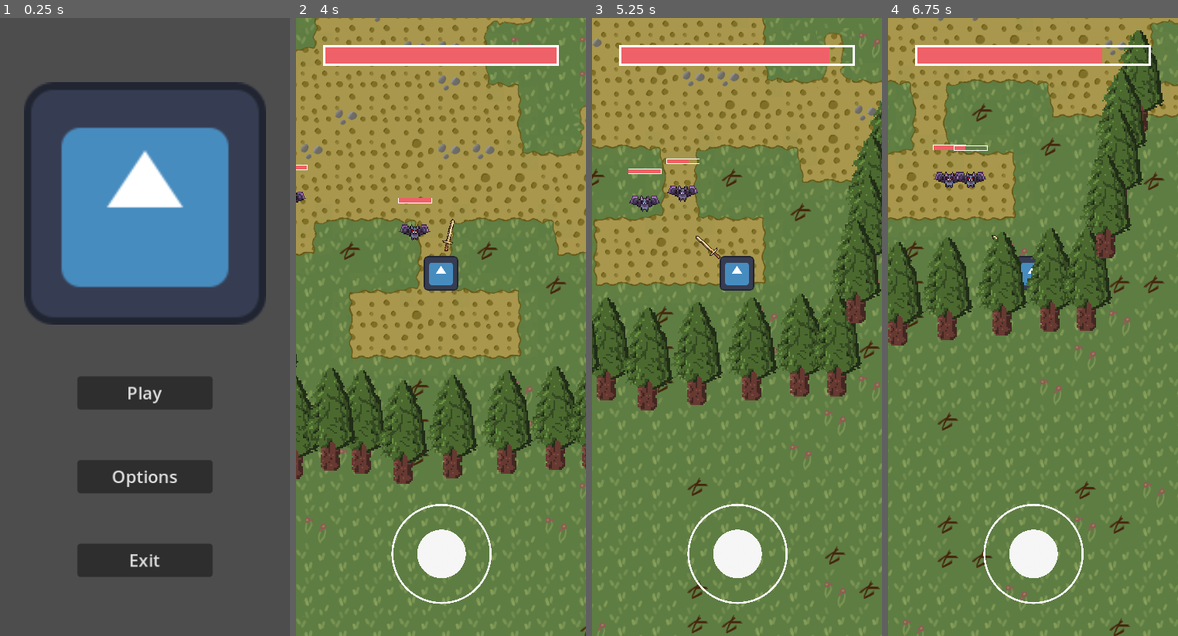
Above: before the commit, frames 1-4 (left to right).
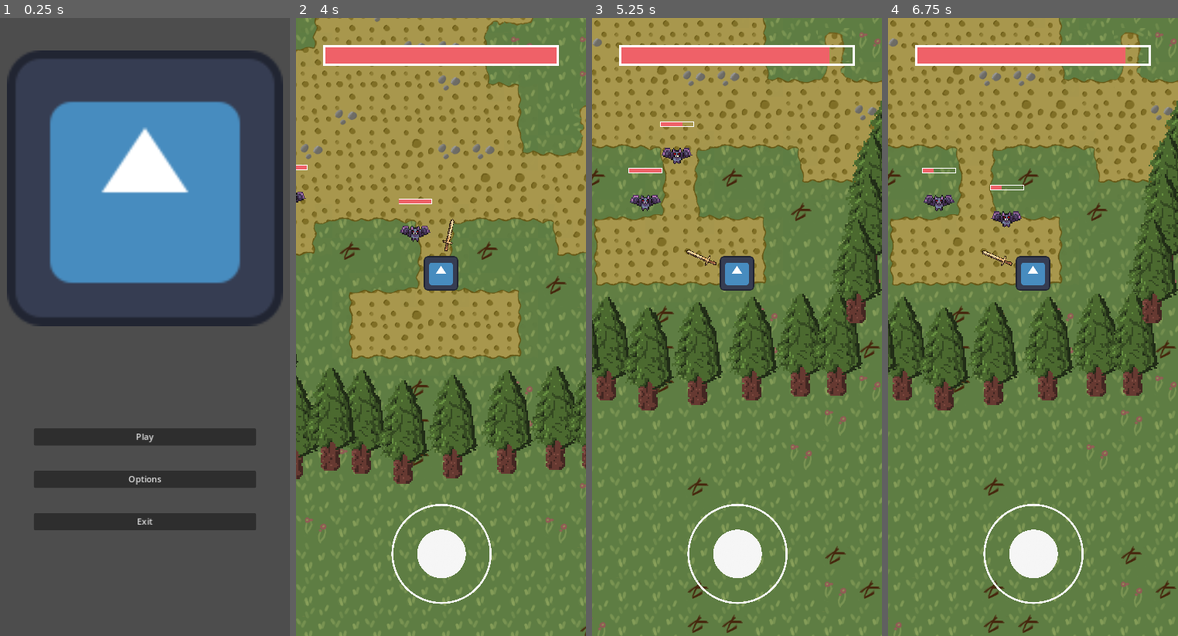
Above: after the commit, the same moments.

Repository: Solidwave/snowdragon
Game: Godot game, scene res://UI/Menu/Menu.tscn
Two runs of this game, one before a commit and one after it. Both use one fixed random seed, a clock stepped at 60 frames per second and the inputs below. The engine's default icon, where the game draws it, is replaced by a stand-in: a white triangle on a blue panel in a dark square.
Inputs (mouse positions are in pixels of both pictures, inside the frame that each line leads up to):
- Up to frame 1 (0.25 s): no input
- Up to frame 2 (4 s): click "Play" at 0.5 s; click (441, 555) at 1.25 s; click (441, 555) at 2 s; click (441, 555) at 2.75 s; click (441, 555) at 3.5 s
- Up to frame 3 (5.25 s): click (737, 555) at 4.25 s; click (737, 555) at 5 s
- Up to frame 4 (6.75 s): move the mouse to (1096, 296) at 5.77 s; click (1096, 296) at 5.92 s; move the mouse to (975, 357) at 6.52 s; click (975, 357) at 6.67 s

The runs differ from the first frame. In frame 1, 25% of the frame differs, in the area x 2-98%, y 5-91%; in frame 2, 0.2%; in frame 3, 3.2%; in frame 4, 40%, in the area x 0-100%, y 0-100%.

Commit message:
feat: adds menu logic

Diff:
--- /dev/null
+++ b/Resources/Istances/Enemies/Slime/SlimeBLue.tres
@@ -0,0 +1,31 @@
+[gd_resource type="Resource" script_class="EnemyResource" load_steps=7 format=3 uid="uid://b47skh4k406fw"]
+
+[ext_resource type="Resource" uid="uid://dn6a8eym1u33o" path="res://Resources/Istances/Items/MovementSpeed.tres" id="1_7448p"]
+[ext_resource type="Script" path="res://Resources/Types/EnemyResource.gd" id="1_p2web"]
+[ext_resource type="Script" path="res://Resources/Types/DropPool.gd" id="2_yp6ho"]
+[ext_resource type="Texture2D" uid="uid://bcrlt6kmws27d" path="res://Textures/Enemies/Slkime/slimeblue.png" id="4_6sqtx"]
+
+[sub_resource type="Resource" id="Resource_6aoyx"]
+script = ExtResource("2_yp6ho")
+items = Array[Resource("res://Resources/Types/ItemResource.gd")]([ExtResource("1_7448p")])
+chances = Array[float]([0.6])
+
+[sub_resource type="AtlasTexture" id="AtlasTexture_tn1xq"]
+atlas = ExtResource("4_6sqtx")
+region = Rect2(0, 0, 32, 32)
+
+[resource]
+script = ExtResource("1_p2web")
+texture = SubResource("AtlasTexture_tn1xq")
+type = "monster"
+id = 3
+attack = 15
+knockback = 15
+speed = 30
+detectRange = 300
+maxHealth = 50
+variant = "normal"
+stunnedAnimation = ""
+idleAnimation = ""
+chaseAnimation = ""
+dropPool = SubResource("Resource_6aoyx")
--- /dev/null
+++ b/Resources/Istances/Items/MovementSpeed.tres
@@ -0,0 +1,17 @@
+[gd_resource type="Resource" script_class="ItemResource" load_steps=5 format=3 uid="uid://dn6a8eym1u33o"]
+
+[ext_resource type="Script" path="res://Resources/Types/ItemResource.gd" id="1_2qdp1"]
+[ext_resource type="PackedScene" uid="uid://cxgf0mxvi56da" path="res://Scenes/PowerUps/MovementSpeed/movement_speed.tscn" id="1_k8v7t"]
+[ext_resource type="Texture2D" uid="uid://h1x6u4fphthv" path="res://Textures/Items/drop-items-atlas.png" id="3_tk263"]
+
+[sub_resource type="AtlasTexture" id="AtlasTexture_57p6k"]
+atlas = ExtResource("3_tk263")
+region = Rect2(320, 544, 32, 32)
+
+[resource]
+script = ExtResource("1_2qdp1")
+texture = SubResource("AtlasTexture_57p6k")
+type = "powerup"
+id = 3
+scene = ExtResource("1_k8v7t")
+healthValue = 0
--- /dev/null
+++ b/Scenes/Enemies/slimeblue.tscn
@@ -0,0 +1,13 @@
+[gd_scene load_steps=3 format=3 uid="uid://cy3u4bis3xe0p"]
+
+[ext_resource type="PackedScene" uid="uid://dxsft1bnlaypf" path="res://Scenes/Enemy/Enemy.tscn" id="1_h0bbr"]
+[ext_resource type="Resource" uid="uid://b47skh4k406fw" path="res://Resources/Istances/Enemies/Slime/SlimeBLue.tres" id="2_ratqx"]
+
+[node name="Enemy" instance=ExtResource("1_h0bbr")]
+resource = ExtResource("2_ratqx")
+
+[node name="CollisionShape2D" parent="." index="0"]
+position = Vector2(0.2, 1.3)
+
+[node name="CollisionShape2D2" parent="HitboxComponent" index="0"]
+position = Vector2(7.45058e-09, 1.2)
--- a/Scenes/Enemy/Enemy.tscn
+++ b/Scenes/Enemy/Enemy.tscn
@@ -12,7 +12,7 @@
 [ext_resource type="PackedScene" uid="uid://r3jvf1mfqex3" path="res://UI/HealthBar/HealthBar.tscn" id="9_awnma"]
 
 [sub_resource type="CircleShape2D" id="CircleShape2D_n5e4b"]
-radius = 4.30116
+radius = 2.70185
 
 [sub_resource type="CircleShape2D" id="CircleShape2D_185d3"]
 radius = 3.10161
--- a/Scenes/HealthComponent/HealthComponent.gd
+++ b/Scenes/HealthComponent/HealthComponent.gd
@@ -12,6 +12,7 @@
 
 var health : float
 
+signal im_dead
 
 func _ready():
 	health = maxHealth
@@ -27,7 +28,6 @@
 	health_changed.connect(on_health_changed)
 
 func updateBar(_maxHealth,_value):
-	print(_maxHealth,_value, healthBar)
 	if healthBar:
 		if _maxHealth:
 			healthBar.max_value = _maxHealth
@@ -35,11 +35,10 @@
 			healthBar.value = _value
 
 func on_health_changed():
-	print('health_changed')
 	if healthBar:
 		healthBar.value = health
 
-
+	print('healthchanged')
 func damage(attack: Attack):
 	if invincible:
 		return
@@ -48,5 +47,10 @@
 	if 	healthBar:
 		healthBar.value = health
 
+	health_changed.emit()
+
+	if health <= 0:
+		im_dead.emit()
+
 	if health <= 0 && get_parent().name != "Player":
 		get_parent().queue_free()
--- /dev/null
+++ b/Scenes/Main/GameOverMenu.gd
@@ -0,0 +1,29 @@
+extends MarginContainer
+
+@export var player : Player
+
+var healthComponent : HealthComponent
+
+func _ready():
+	healthComponent = player.healthComponent
+
+	if healthComponent:
+		healthComponent.im_dead.connect(showMenu)
+
+func showMenu():
+	visible = true
+
+	get_tree().paused = true
+
+func _on_retry_button_button_up():
+	get_tree().reload_current_scene()
+
+	get_tree().paused = false
+
+func _on_menu_button_button_up():
+	get_tree().change_scene_to_file('res://UI/Menu/Menu.tscn')
+	get_tree().paused = false
+
+
+func _on_exit_button_button_up():
+	get_tree().quit()
--- a/Scenes/Main/Main.gd
+++ /dev/null
@@ -1,14 +0,0 @@
-extends Node2D
-
-
-# Called when the node enters the scene tree for the first time.
-func _ready():
-	print(get_tree().root.content_scale_size)
-	get_tree().root.content_scale_size = get_tree().root.content_scale_size * 2
-	print(get_tree().root.content_scale_size)
-
-
-
-# Called every frame. 'delta' is the elapsed time since the previous frame.
-func _process(delta):
-	pass
--- a/Scenes/Main/Main.tscn
+++ b/Scenes/Main/Main.tscn
@@ -1,14 +1,28 @@
-[gd_scene load_steps=7 format=3 uid="uid://bnwg5xeyracqa"]
+[gd_scene load_steps=10 format=3 uid="uid://bnwg5xeyracqa"]
 
 [ext_resource type="PackedScene" uid="uid://bffvn3ulcjrlc" path="res://Scenes/Player/Player.tscn" id="1_0kp0s"]
 [ext_resource type="PackedScene" uid="uid://du70qfmiocvdl" path="res://Scenes/Tilemap/tile_map.tscn" id="1_o50do"]
-[ext_resource type="Script" path="res://Scenes/Main/Main.gd" id="1_ueqyb"]
 [ext_resource type="PackedScene" uid="uid://y6oggf8lkcjl" path="res://Scenes/Enemies/bat.tscn" id="4_uhuva"]
 [ext_resource type="PackedScene" uid="uid://b6gb1ibkaaic0" path="res://Scenes/Enemies/skeleton.tscn" id="5_8shxs"]
 [ext_resource type="PackedScene" uid="uid://crogod5qtnt8e" path="res://Scenes/Environment/tree.tscn" id="7_5kp5p"]
+[ext_resource type="PackedScene" uid="uid://cy3u4bis3xe0p" path="res://Scenes/Enemies/slimeblue.tscn" id="7_66jx5"]
+[ext_resource type="Script" path="res://Scenes/Main/GameOverMenu.gd" id="8_8teop"]
+
+[sub_resource type="GDScript" id="GDScript_n7dnc"]
+script/source = "extends Node2D
+
+
+"
+
+[sub_resource type="LabelSettings" id="LabelSettings_uwnpy"]
+font_size = 48
+outline_size = 5
+outline_color = Color(0, 0, 0, 1)
+shadow_size = 10
+shadow_color = Color(0, 0, 0, 1)
 
 [node name="Main" type="Node2D"]
-script = ExtResource("1_ueqyb")
+script = SubResource("GDScript_n7dnc")
 
 [node name="TileMap" parent="." instance=ExtResource("1_o50do")]
 layer_0/tile_data = PackedInt32Array(589817, 327681, 7, 589818, 1, 0, 589819, 131073, 0, 589820, 393217, 4, 589821, 262 …(152398 unchanged characters)…
@@ -530,3 +544,66 @@
 
 [node name="Skeleton4" parent="." instance=ExtResource("5_8shxs")]
 position = Vector2(1016, 1462)
+
+[node name="Enemy" parent="." instance=ExtResource("7_66jx5")]
+position = Vector2(210, 465)
+
+[node name="Enemy2" parent="." instance=ExtResource("7_66jx5")]
+position = Vector2(932, 303)
+
+[node name="Enemy3" parent="." instance=ExtResource("7_66jx5")]
+position = Vector2(1432, 629)
+
+[node name="CanvasLayer" type="CanvasLayer" parent="."]
+
+[node name="GameOverMenu" type="MarginContainer" parent="CanvasLayer" node_paths=PackedStringArray("player")]
+process_mode = 3
+visible = false
+anchors_preset = 15
+anchor_right = 1.0
+anchor_bottom = 1.0
+grow_horizontal = 2
+grow_vertical = 2
+theme_override_constants/margin_left = 50
+theme_override_constants/margin_top = 100
+theme_override_constants/margin_right = 50
+theme_override_constants/margin_bottom = 300
+script = ExtResource("8_8teop")
+player = NodePath("../../Player")
+
+[node name="VBoxContainer" type="VBoxContainer" parent="CanvasLayer/GameOverMenu"]
+layout_mode = 2
+
+[node name="Label" type="Label" parent="CanvasLayer/GameOverMenu/VBoxContainer"]
+layout_mode = 2
+size_flags_vertical = 6
+size_flags_stretch_ratio = 2.0
+text = "GAME OVER
+"
+label_settings = SubResource("LabelSettings_uwnpy")
+horizontal_alignment = 1
+vertical_alignment = 1
+uppercase = true
+
+[node name="RetryButton" type="Button" parent="CanvasLayer/GameOverMenu/VBoxContainer"]
+layout_mode = 2
+size_flags_vertical = 3
+size_flags_stretch_ratio = 0.5
+text = "Try again"
+
+[node name="MenuButton" type="Button" parent="CanvasLayer/GameOverMenu/VBoxContainer"]
+layout_mode = 2
+size_flags_vertical = 3
+size_flags_stretch_ratio = 0.5
+text = "Menu"
+
+[node name="ExitButton" type="Button" parent="CanvasLayer/GameOverMenu/VBoxContainer"]
+layout_mode = 2
+size_flags_vertical = 3
+size_flags_stretch_ratio = 0.5
+text = "Exit
+"
+
+[connection signal="button_up" from="CanvasLayer/GameOverMenu/VBoxContainer/RetryButton" to="CanvasLayer/GameOverMenu" method="_on_retry_button_button_up"]
+[connection signal="button_up" from="CanvasLayer/GameOverMenu/VBoxContainer/MenuButton" to="CanvasLayer/GameOverMenu" method="_on_menu_button_button_up"]
+[connection signal="button_up" from="CanvasLayer/GameOverMenu/VBoxContainer/ExitButton" to="CanvasLayer/GameOverMenu" method="_on_exit_button_button_up"]
--- a/Scenes/Player/Player.gd
+++ b/Scenes/Player/Player.gd
@@ -5,6 +5,8 @@
 @export var joystick : Joystick
 
 @export var hitbox : HitboxComponent
+
+@onready var healthComponent : HealthComponent = $"HealthComponent"
 
 @export var speed = 300
 @onready var weapon = $Weapon
--- a/Scenes/Player/Player.tscn
+++ b/Scenes/Player/Player.tscn
@@ -13,6 +13,7 @@
 [ext_resource type="Script" path="res://Scripts/State/StateMachine.gd" id="9_st76y"]
 [ext_resource type="Script" path="res://Scenes/Player/PlayerIdle.gd" id="10_q2e20"]
 [ext_resource type="Script" path="res://Scenes/Player/PlayerStunned.gd" id="11_w6vsv"]
+[ext_resource type="PackedScene" uid="uid://cxgf0mxvi56da" path="res://Scenes/PowerUps/MovementSpeed/movement_speed.tscn" id="14_anhcd"]
 
 [sub_resource type="RectangleShape2D" id="RectangleShape2D_nias7"]
 size = Vector2(6.4, 6.4)
@@ -113,4 +114,6 @@
 [node name="PlayerStunned" type="Node" parent="StateMachine"]
 script = ExtResource("11_w6vsv")
 
+[node name="MovementSpeed" parent="." instance=ExtResource("14_anhcd")]
+
 [connection signal="button_down" from="CanvasLayer/MarginContainer/VBoxContainer/TextureButton" to="." method="_on_texture_button_button_down"]
--- /dev/null
+++ b/Scenes/PowerUps/MovementSpeed/MovementSpeed.gd
@@ -0,0 +1,8 @@
+extends PowerUp
+
+var target : Player;
+
+func onStart():
+	target = get_parent()
+
+	target.speed += 30
--- /dev/null
+++ b/Scenes/PowerUps/MovementSpeed/movement_speed.tscn
@@ -0,0 +1,6 @@
+[gd_scene load_steps=2 format=3 uid="uid://cxgf0mxvi56da"]
+
+[ext_resource type="Script" path="res://Scenes/PowerUps/MovementSpeed/MovementSpeed.gd" id="1_cccpr"]
+
+[node name="MovementSpeed" type="Node"]
+script = ExtResource("1_cccpr")
--- a/Textures/Enemies/Bat/bat_atlas.tres
+++ b/Textures/Enemies/Bat/bat_atlas.tres
@@ -1,7 +1,7 @@
 [gd_resource type="AtlasTexture" load_steps=2 format=3 uid="uid://bcc0oauhudgkc"]
 
-[ext_resource type="Texture2D" uid="uid://qnwnc15o7h8" path="res://Textures/Enemies/Skeleton/Skeleton.png" id="1_0jtcx"]
+[ext_resource type="Texture2D" uid="uid://bcrlt6kmws27d" path="res://Textures/Enemies/Slkime/slimeblue.png" id="1_pn2c0"]
 
 [resource]
-atlas = ExtResource("1_0jtcx")
-region = Rect2(96, 0, 32, 32)
+atlas = ExtResource("1_pn2c0")
+region = Rect2(0, 0, 32, 32)
--- a/project.godot
+++ b/project.godot
@@ -21,7 +21,6 @@
 window/size/viewport_height=1152
 window/stretch/mode="canvas_items"
 window/stretch/aspect="ignore"
-window/stretch/scale=2.0
 window/handheld/orientation=1
 
 [input_devices]
Not shown: 1 places in Scenes/Player/Player.tscn that only renumber resources
Binary file added: Textures/Enemies/Slkime/slimeblue.png
Not shown, added: Textures/Enemies/Slkime/slimeblue.png.import
